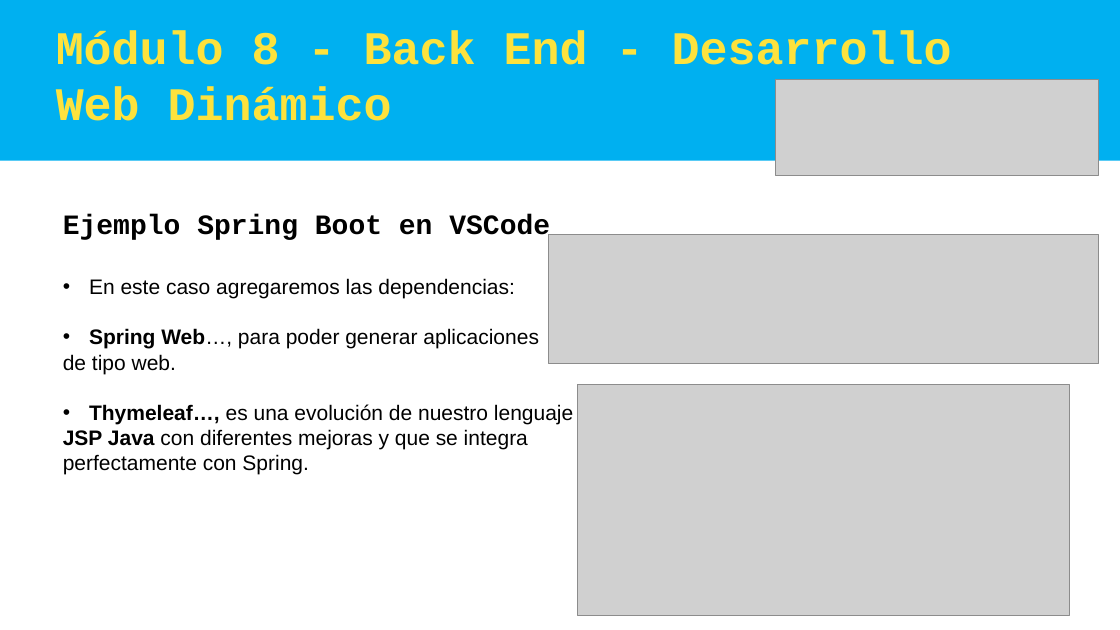
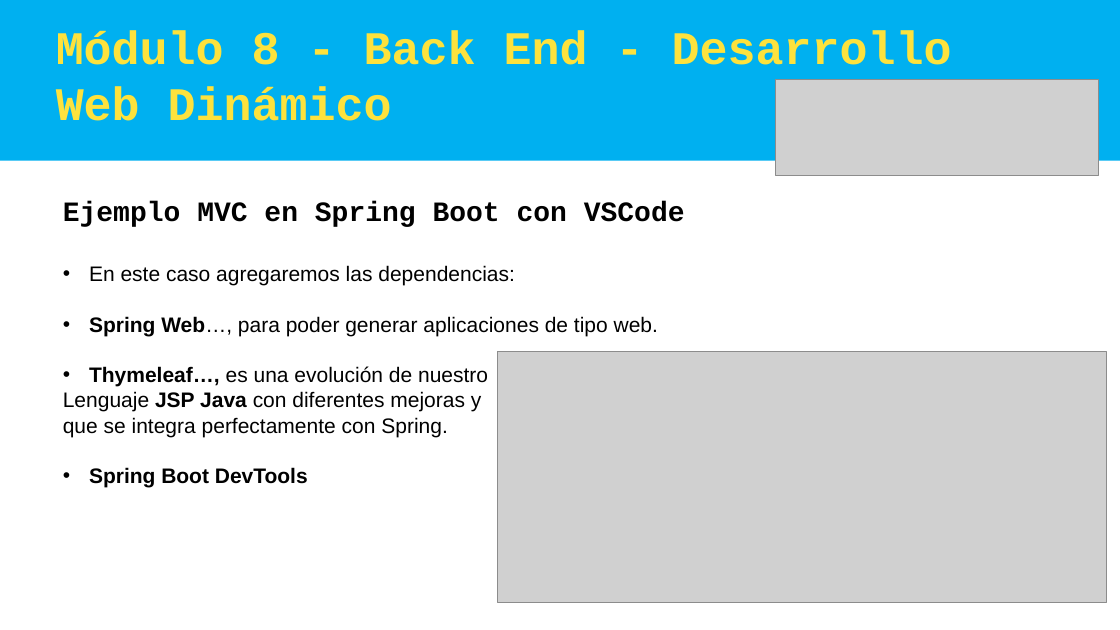
Before and after one commit to cesarprogramador/Angular, a slide deck: slide 16 of Argentina Programa - SpringBoot MVC.pptx (slide 12 before the commit). Drawn at 1120x630 pixels with LibreOffice and Linux fonts; fonts in the diff are those of the drawing; grey boxes stand for pictures. Boxes give left, top, right and bottom in pixels: in the first picture for what was removed or moved away, otherwise in the second. Text is boxed around its words. In the diff, an @@ line names an element or a change of style, - is before the commit and + after.

```diff
--- a/Argentina Programa - SpringBoot MVC.pptx
+++ b/Argentina Programa - SpringBoot MVC.pptx
@@ text at (63,201,685,227): text changed @@
-Ejemplo Spring Boot en VSCode
+Ejemplo MVC en Spring Boot con VSCode
@@ picture removed at (549,234,1099,364) @@
@@ text at (63,316,658,488): text changed @@
-• Spring Web…, para poder generar aplicaciones
-de tipo web.
-• Thymeleaf…, es una evolución de nuestro lenguaje
-JSP Java con diferentes mejoras y que se integra
-perfectamente con Spring.
+• Spring Web…, para poder generar aplicaciones de tipo web.
+• Thymeleaf…, es una evolución de nuestro
+Lenguaje JSP Java con diferentes mejoras y
+que se integra perfectamente con Spring.
+  • Spring Boot DevTools
@@ picture: place and size @@
-picture at (578,385,1070,616)
+picture at (497,352,1107,602)
```
Also in this commit, not shown: 18 other slides changed, 31 slides added, 1 slide removed.
